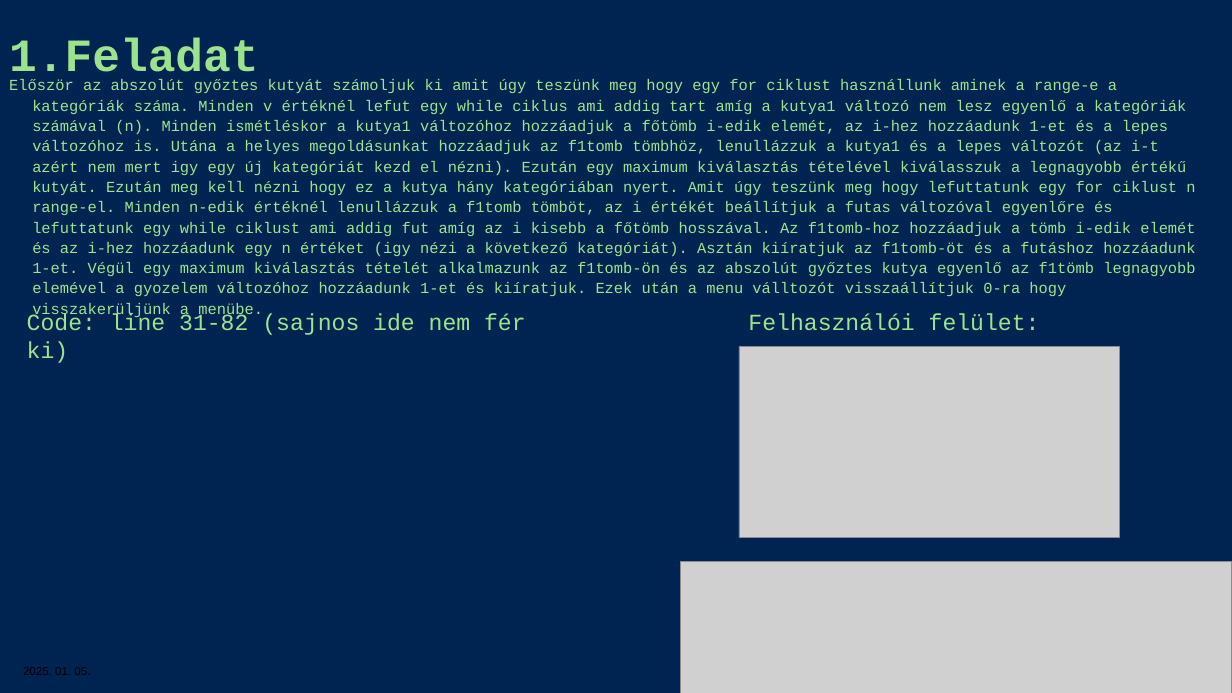
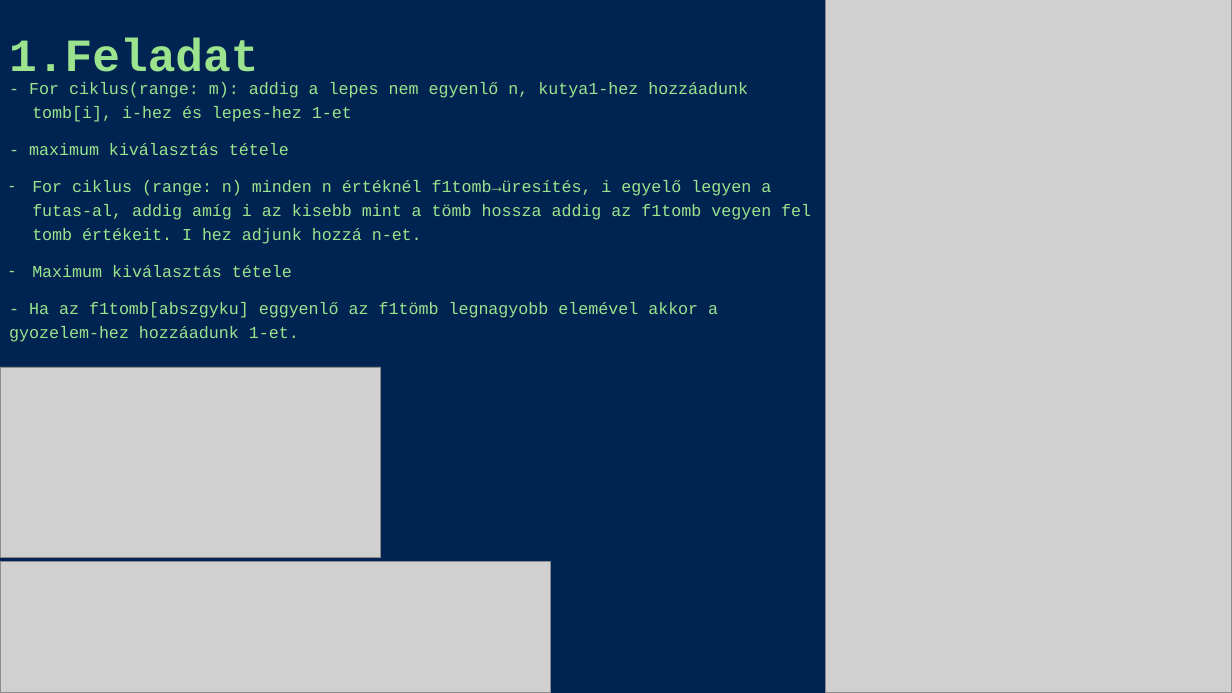
Before and after one commit to PapAdamCkik/IKTProjekt_PA_HA, a slide deck: slide 6 of ppt.pptx. Drawn at 1232x693 pixels with LibreOffice and Linux fonts; fonts in the diff are those of the drawing; grey boxes stand for pictures. Boxes give left, top, right and bottom in pixels: in the first picture for what was removed or moved away, otherwise in the second. Text is boxed around its words. In the diff, an @@ line names an element or a change of style, - is before the commit and + after.

```diff
--- a/ppt.pptx
+++ b/ppt.pptx
@@ picture added at (826,0,1232,693) @@
@@ text at (9,82,811,342): text changed; size 12 to 13 pt @@
-Először az abszolút győztes kutyát számoljuk ki amit úgy teszünk meg hogy egy for ciklust használlunk aminek a range-e a kategóriák száma. Minden v értéknél lefut egy while ciklus ami addig tart amíg a kutya1 változó nem lesz egyenlő a kategóriák számával (n). Minden ismétléskor a kutya1 változóhoz hozzáadjuk a főtömb i-edik elemét, az i-hez hozzáadunk 1-et és a lepes változóhoz is. Utána a helyes megoldásunkat hozzáadjuk az f1tomb tömbhöz, lenullázzuk a kutya1 és a lepes változót (az i-t azért nem mert igy egy új kategóriát kezd el nézni). Ezután egy maximum kiválasztás tételével kiválasszuk a legnagyobb értékű kutyát. Ezután meg kell nézni hogy ez a kutya hány kategóriában nyert. Amit úgy teszünk meg hogy lefuttatunk egy for ciklust n range-el. Minden n-edik értéknél lenullázzuk a f1tomb tömböt, az i értékét beállítjuk a futas változóval egyenlőre és lefuttatunk egy while ciklust ami addig fut amíg az i kisebb a főtömb hosszával. Az f1tomb-hoz hozzáadjuk a tömb i-edik elemét és az i-hez hozzáadunk egy n értéket (igy nézi a következő kategóriát). Asztán kiíratjuk az f1tomb-öt és a futáshoz hozzáadunk 1-et. Végül egy maximum kiválasztás tételét alkalmazunk az f1tomb-ön és az abszolút győztes kutya egyenlő az f1tömb legnagyobb elemével a gyozelem változóhoz hozzáadunk 1-et és kiíratjuk. Ezek után a menu válltozót visszaállítjuk 0-ra hogy visszakerüljünk a menübe.
+- For ciklus(range: m): addig a lepes nem egyenlő n, kutya1-hez hozzáadunk tomb[i], i-hez és lepes-hez 1-et
+- maximum kiválasztás tétele
+– For ciklus (range: n) minden n értéknél f1tomb→üresítés, i egyelő legyen a futas-al, addig amíg i az kisebb mint a tömb hossza addig az f1tomb vegyen fel tomb értékeit. I hez adjunk hozzá n-et.
+– Maximum kiválasztás tétele
+- Ha az f1tomb[abszgyku] eggyenlő az f1tömb legnagyobb elemével akkor a gyozelem-hez hozzáadunk 1-et.
@@ text removed at (27,313,526,363) @@
-Code: line 31-82 (sajnos ide nem fér ki)
@@ text removed at (748,313,1040,330) @@
-Felhasználói felület:
@@ picture: place and size @@
-picture at (739,347,1119,537)
+picture at (0,367,380,557)
@@ picture: place and size @@
-picture at (681,562,1232,693)
+picture at (0,562,551,693)
```
Also in this commit, not shown: 7 other slides changed, 1 slide added, 1 slide removed.
